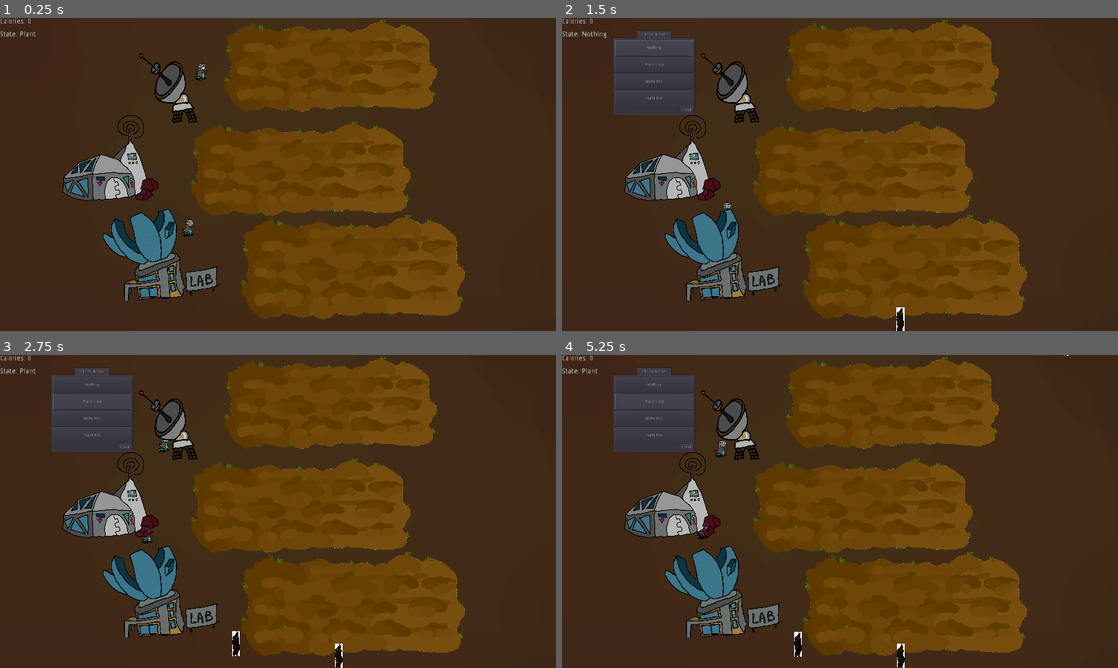
Above: before the commit, frames 1-4 (two rows, left to right).
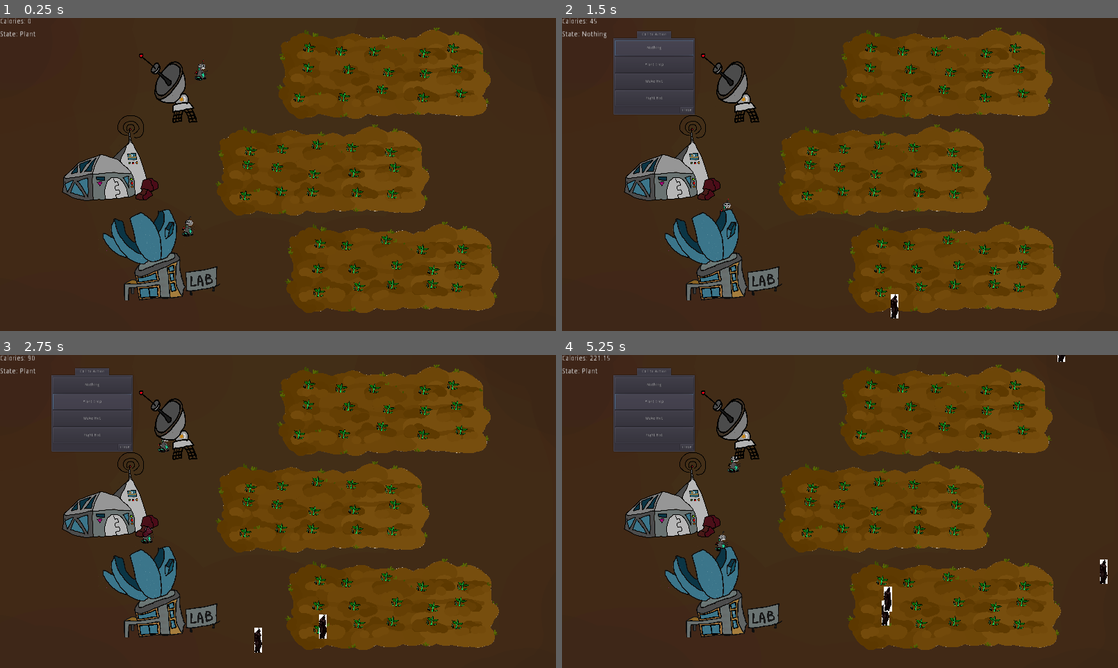
Above: after the commit, the same moments.

Repository: RobertKajnak/NoControlGMTK
Game: Godot game, scene res://src/scenes/Garden.tscn
Same seed, same stepped clock (60 frames per second), same inputs: the game is played once before the commit and once after it.
Inputs (mouse positions are in pixels of both pictures, inside the frame that each line leads up to):
- Up to frame 1 (0.25 s): no input
- Up to frame 2 (1.5 s): tap Enter at 0.5 s; move the mouse to (734, 96) at 0.52 s; click (734, 96) at 0.67 s; click "Nothing" at 1.25 s
- Up to frame 3 (2.75 s): click "Plant Crop" at 2 s
- Up to frame 4 (5.25 s): click "Make Bot" at 2.75 s; click "Fight Bot" at 3.5 s; click "Nothing" at 4.25 s; click "Plant Crop" at 5 s

The runs differ from the first frame. In frame 1, 16% of the frame differs, in the area x 34-90%, y 0-97%; in frame 2, 16%; in frame 3, 16%; in frame 4, 17%, in the area x 5-99%, y 0-100%.

Commit message:
Added more plants

Diff:
--- a/src/Base.gd
+++ b/src/Base.gd
@@ -1,4 +1,6 @@
 extends Area2D
+
+var growth_size = 0
 
 func _ready():
 	Global.base_position = position
@@ -6,3 +8,6 @@
 
 func _on_PlantButton_button_down():
 	pass # Replace with function body.
+
+func be_eaten(delta):
+	pass
--- a/src/Global.gd
+++ b/src/Global.gd
@@ -1,7 +1,4 @@
 extends Node
-
-signal plant_planted(location)
-signal plant_eaten(location, size)
 
 var calories = 0
 var calorie_rate = 1
@@ -12,51 +9,44 @@
 var eating_base = 0
 
 # A Dictionary from position to plant data (a number)
-var plant_data = {}
+var plant_data = []
 var insect_data = []
 
 # Function called when a robot needs a list of empty plant locations
 func get_empty_plant_locations():
 	var result = []
-	for loc in  plant_data.keys():
-		if plant_data[loc] < 1:
-			result = result + [loc]
+	for plant in plant_data:
+		if plant.growth_size <= 0:
+			result.append(plant)
 	return result
 
-
-# Procedure called when a robot puts a plant into the ground
-func perform_plant(location):
-	plant_data[location] = 1
-	emit_signal("plant_planted", location)
 
 # Called each second by the timer to update calorie count
 func gather_calories():
 	var total_plant_value = 0
-	for val in Global.plant_data.values():
-		total_plant_value = total_plant_value + val
+	for plant in plant_data:
+		total_plant_value = total_plant_value + plant.growth_size
 	Global.calories = Global.calories + total_plant_value * calorie_rate
 
 
 # Gets the already planted locaitons for the insects
 func get_plant_locations():
 	var result = []
-	for loc in plant_data.keys():
-		if plant_data[loc] > 0:
-			result = result + [loc]
+	for plant in plant_data:
+		if plant.growth_size > 0:
+			result.append(plant)
 	return result
 
 
 func add_insect():
 	var insect:KinematicBody2D = load('res://src/scenes/Insect.tscn').instance()
 	get_node('/root/Node2D').add_child_below_node(get_node('/root/Node2D/Antenna'),insect)
-	print('Spawned bug at '+str(insect.position))
+	#print('Spawned bug at '+str(insect.position))
 	insect_data.append(insect)
 
-
-func eat_plant(location, delta):
-	if location in plant_data:
-		plant_data[location] -= delta/3.5
-		emit_signal("plant_eaten", location, plant_data[location])
+func kill_insect(insect):
+	insect_data.erase(insect)
+	insect.queue_free()
 
 func add_base_eater():
 	eating_base += 1
--- a/src/PlantSpot.gd
+++ b/src/PlantSpot.gd
@@ -1,13 +1,12 @@
 extends Area2D
 
 var possible_states = []
+var growth_size = 0
 
 func _ready():
 	# register position so robots and bugs know where plant positions are
 	# also the 0 means that there is no plant there yet
-	Global.plant_data[global_position] = 0
-	$"/root/Global".connect("plant_planted", self, "_on_Global_plant_planted")
-	$"/root/Global".connect("plant_eaten", self, "on_Global_plant_eaten")
+
 	$Plant_1.visible = false
 	$Plant_2.visible = false
 	$Plant_3.visible = false
@@ -16,27 +15,28 @@
 	$Plant_6.visible = false
 
 	possible_states = [$Plant_1,$Plant_2,$Plant_3,$Plant_4,$Plant_5,$Plant_6]
+	Global.plant_data.append(self)
 
-func _on_Global_plant_planted(location):
-	if global_position == location:
-		$Plant_1.visible = true
-		$Timer.start()
 
-func on_Global_plant_eaten(location, new_size):
-	if global_position == location:
-		update_size(new_size)
-		if new_size<=0:
-			$Timer.stop()
+func start_grow():
+	growth_size = 1
+	$Plant_1.visible = true
+	$Timer.start()
 
-func update_size(new_size):
+func be_eaten(delta):
+	growth_size -= delta
+	if growth_size<=0:
+		$Timer.stop()
+	update_size()
+
+func update_size():
 	for i in range(len(possible_states)):
-		if new_size>=i and new_size<i+1:
+		if growth_size>=i and growth_size<i+1:
 			possible_states[i].visible = true
 		else:
 			possible_states[i].visible = false
 
 
 func _on_Timer_timeout():
-	var new_size = Global.plant_data[global_position] + 1
-	Global.plant_data[global_position] = new_size
-	update_size(new_size)
+	growth_size += 1
+	update_size()
--- /dev/null
+++ b/src/scenes/Agyas.gd
@@ -0,0 +1,12 @@
+extends Area2D
+
+# Called when the node enters the scene tree for the first time.
+func _ready():
+	for x in range(5):
+		for y in range(3):
+			var plant:Area2D = load('res://src/scenes/PlantSpot.tscn').instance()
+
+			get_node('.').add_child_below_node(get_node('./Sprite'),plant)
+			plant.position = Vector2(90+x*130+randi()%55,65+75*y+randi()%35)
+
+			plant.start_grow()
--- /dev/null
+++ b/src/scenes/Agyas.tscn
@@ -0,0 +1,20 @@
+[gd_scene load_steps=4 format=2]
+
+[ext_resource path="res://assets/agyas.png" type="Texture" id=1]
+[ext_resource path="res://src/scenes/Agyas.gd" type="Script" id=2]
+
+[sub_resource type="RectangleShape2D" id=1]
+extents = Vector2( 343, 114 )
+
+[node name="Agyas" type="Area2D"]
+position = Vector2( 1134, 198 )
+script = ExtResource( 2 )
+
+[node name="CollisionShape2D" type="CollisionShape2D" parent="."]
+position = Vector2( 384.434, 169.868 )
+shape = SubResource( 1 )
+
+[node name="Sprite" type="Sprite" parent="."]
+position = Vector2( 393.099, 165.552 )
+scale = Vector2( 0.184771, 0.158224 )
+texture = ExtResource( 1 )
--- a/src/scenes/Garden.tscn
+++ b/src/scenes/Garden.tscn
@@ -1,13 +1,12 @@
-[gd_scene load_steps=28 format=2]
+[gd_scene load_steps=26 format=2]
 
 [ext_resource path="res://src/ActionMenu.gd" type="Script" id=1]
 [ext_resource path="res://src/Antenna.gd" type="Script" id=2]
 [ext_resource path="res://assets/alap.png" type="Texture" id=3]
-[ext_resource path="res://assets/agyas.png" type="Texture" id=4]
+[ext_resource path="res://src/scenes/Agyas.tscn" type="PackedScene" id=4]
 [ext_resource path="res://assets/antenna.png" type="Texture" id=5]
 [ext_resource path="res://assets/lab.png" type="Texture" id=6]
 [ext_resource path="res://assets/base.png" type="Texture" id=7]
-[ext_resource path="res://src/scenes/PlantSpot.tscn" type="PackedScene" id=8]
 [ext_resource path="res://src/Label.gd" type="Script" id=9]
 [ext_resource path="res://src/Base.gd" type="Script" id=10]
 [ext_resource path="res://src/closebutton.gd" type="Script" id=11]
@@ -24,9 +23,6 @@
 [ext_resource path="res://src/Global.gd" type="Script" id=22]
 [ext_resource path="res://src/scenes/Typed Font.tres" type="DynamicFont" id=23]
 
-[sub_resource type="RectangleShape2D" id=4]
-extents = Vector2( 343, 114 )
-
 [sub_resource type="CircleShape2D" id=1]
 radius = 88.3629
 
@@ -47,68 +43,14 @@
 "_edit_lock_": true
 }
 
-[node name="Agyas" type="Area2D" parent="."]
-position = Vector2( 1134, 198 )
-
-[node name="CollisionShape2D" type="CollisionShape2D" parent="Agyas"]
-position = Vector2( 0, -9 )
-shape = SubResource( 4 )
-
-[node name="Sprite" type="Sprite" parent="Agyas"]
-position = Vector2( 10, -28 )
-scale = Vector2( 0.184771, 0.158224 )
-texture = ExtResource( 4 )
-
-[node name="Agyas2" type="Area2D" parent="."]
-position = Vector2( 1030, 534 )
-
-[node name="CollisionShape2D" type="CollisionShape2D" parent="Agyas2"]
-position = Vector2( 0, -9 )
-shape = SubResource( 4 )
-
-[node name="Sprite" type="Sprite" parent="Agyas2"]
-position = Vector2( 11.6235, -9.17508 )
-scale = Vector2( 0.191065, 0.162939 )
-texture = ExtResource( 4 )
-
-[node name="Agyas3" type="Area2D" parent="."]
-position = Vector2( 1214, 878 )
-
-[node name="CollisionShape2D" type="CollisionShape2D" parent="Agyas3"]
-position = Vector2( 0, -9 )
-shape = SubResource( 4 )
-
-[node name="Sprite" type="Sprite" parent="Agyas3"]
-position = Vector2( 7.3735, -13.4251 )
-scale = Vector2( 0.194525, 0.179752 )
-texture = ExtResource( 4 )
-
-[node name="PlantSpot" parent="." instance=ExtResource( 8 )]
-position = Vector2( 873, 157 )
-
-[node name="PlantSpot2" parent="." instance=ExtResource( 8 )]
-position = Vector2( 1362, 157 )
-
-[node name="PlantSpot3" parent="." instance=ExtResource( 8 )]
-position = Vector2( 1134, 157 )
-
-[node name="PlantSpot4" parent="." instance=ExtResource( 8 )]
-position = Vector2( 1297, 534 )
-
-[node name="PlantSpot7" parent="." instance=ExtResource( 8 )]
-position = Vector2( 1442, 852 )
-
-[node name="PlantSpot8" parent="." instance=ExtResource( 8 )]
-position = Vector2( 1214, 861 )
-
-[node name="PlantSpot9" parent="." instance=ExtResource( 8 )]
-position = Vector2( 976, 852 )
-
-[node name="PlantSpot5" parent="." instance=ExtResource( 8 )]
-position = Vector2( 1030, 525 )
-
-[node name="PlantSpot6" parent="." instance=ExtResource( 8 )]
-position = Vector2( 814, 525 )
+[node name="Agyas" parent="." instance=ExtResource( 4 )]
+position = Vector2( 936.443, 29.8103 )
+
+[node name="Agyas2" parent="." instance=ExtResource( 4 )]
+position = Vector2( 724.204, 363.52 )
+
+[node name="Agyas3" parent="." instance=ExtResource( 4 )]
+position = Vector2( 964.476, 699.9 )
 
 [node name="Control" type="Control" parent="."]
 margin_left = 77.0
--- a/src/scenes/Insect.gd
+++ b/src/scenes/Insect.gd
@@ -4,17 +4,18 @@
 
 var eating_base = false
 var speed = 100
+var health = 100
 var target = position
 var offset_buzz = 0
 
 func _ready():
 	position = generate_starting_pos()
-	target = position
+	target = aquire_target()
 
 func aquire_target():
-	target = get_closest_planted( Global.get_plant_locations())
-	if target == position:
-		target = Global.base_position
+	target = get_closest_planted()
+	if target == null:
+		target = get_node('/root/Node2D/Base')
 	if position.distance_to(Global.base_position)<70:
 		eating_base = true
 		Global.add_base_eater()
@@ -24,14 +25,19 @@
 	offset_buzz += delta*3.0 + (rand_range(-1,5) if not randi()%5 else 0)
 	position += Vector2(sin(.20+offset_buzz),cos(.20+offset_buzz))*1.5
 
+func take_damage(damage):
+	health = health - damage
+
+	if health < 0:
+		Global.kill_insect(self)
 
 func _process(delta):
 	if not eating_base:
-		position = position.move_toward(target, delta * speed)
+		position = position.move_toward(target.global_position, delta * speed)
 
-		if position.distance_to(target) < 10:
-			Global.eat_plant(target, delta)
-			if target != get_closest_planted( Global.get_plant_locations()):
+		if position.distance_to(target.global_position) < 10:
+			target.be_eaten(delta)
+			if target.growth_size <= 0:
 				aquire_target()
 
 	add_buzz_movement(delta)
@@ -51,12 +57,12 @@
 		y = rand_range(1000,1100)
 	return Vector2(x,y)
 
-func get_closest_planted(plant_poss):
-	var best_position = position
+func get_closest_planted():
+	var best_plant = null
 	var best_distance = 999999999
-	for plant_pos in plant_poss:
-		var distance = position.distance_to(plant_pos)
+	for unplanted in Global.get_plant_locations():
+		var distance = position.distance_to(unplanted.global_position)
 		if distance < best_distance:
 			best_distance = distance
-			best_position = plant_pos
-	return best_position
+			best_plant = unplanted
+	return best_plant
--- a/src/scenes/Robot.gd
+++ b/src/scenes/Robot.gd
@@ -4,6 +4,7 @@
 
 var has_plant = false
 var speed = 100
+var damage = 100
 
 func _ready():
 	print(Global.base_position)
@@ -16,21 +17,27 @@
 				position = position.move_toward(Global.base_position, delta * speed)
 				has_plant = position.distance_to(Global.base_position) < 10
 			else:
-				var closest_plant_space = get_closest_unplanted(position, Global.get_empty_plant_locations())
-				position = position.move_toward(closest_plant_space, delta * speed)
-				if position.distance_to(closest_plant_space) < 10:
-					has_plant = false
-					Global.perform_plant(closest_plant_space)
+				var closest_plant_space = get_closest(Global.get_empty_plant_locations())
+				if closest_plant_space != null:
+					position = position.move_toward(closest_plant_space.global_position, delta * speed)
+					if position.distance_to(closest_plant_space.global_position) < 10:
+						has_plant = false
+						closest_plant_space.start_grow()
+		"Fight":
+			var bogar = get_closest(Global.insect_data)
+			position = position.move_toward(bogar.position, delta * speed)
+			if position.distance_to(bogar.position) < 10:
+				bogar.take_damage(delta * damage)
 		var unrecognized:
 			print("Unrecognized action state: " + str (unrecognized))
 
 # TODO need to actually perform the check if it is planted or not
-func get_closest_unplanted(robot_position, planting_positions):
-	var best_position = robot_position
+func get_closest(objects):
+	var best_plant = null
 	var best_distance = 999999999
-	for planting_position in planting_positions:
-		var distance = robot_position.distance_to(planting_position)
+	for unplanted in objects:
+		var distance = position.distance_to(unplanted.global_position)
 		if distance < best_distance:
 			best_distance = distance
-			best_position = planting_position
-	return best_position
+			best_plant = unplanted
+	return best_plant
